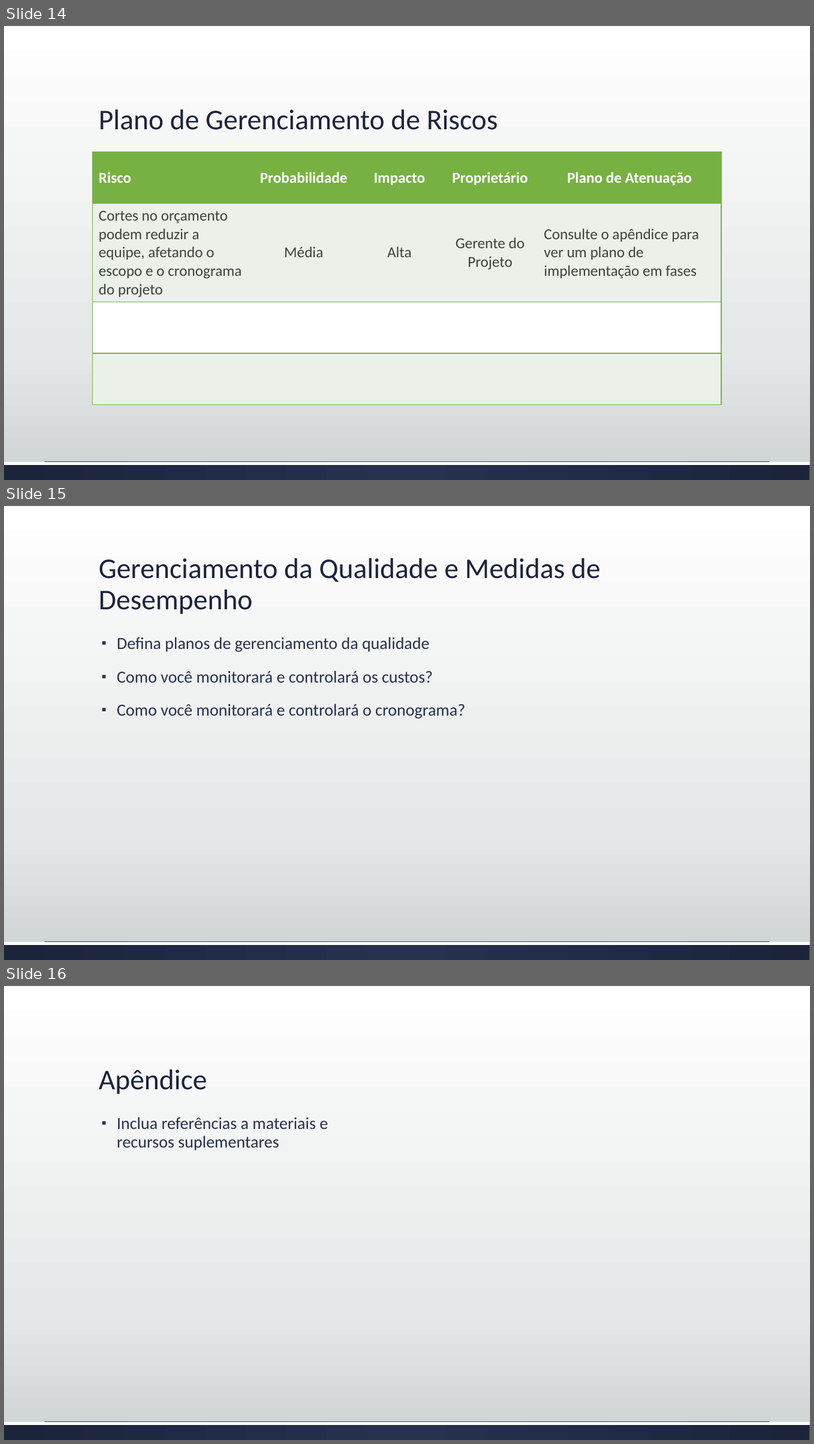
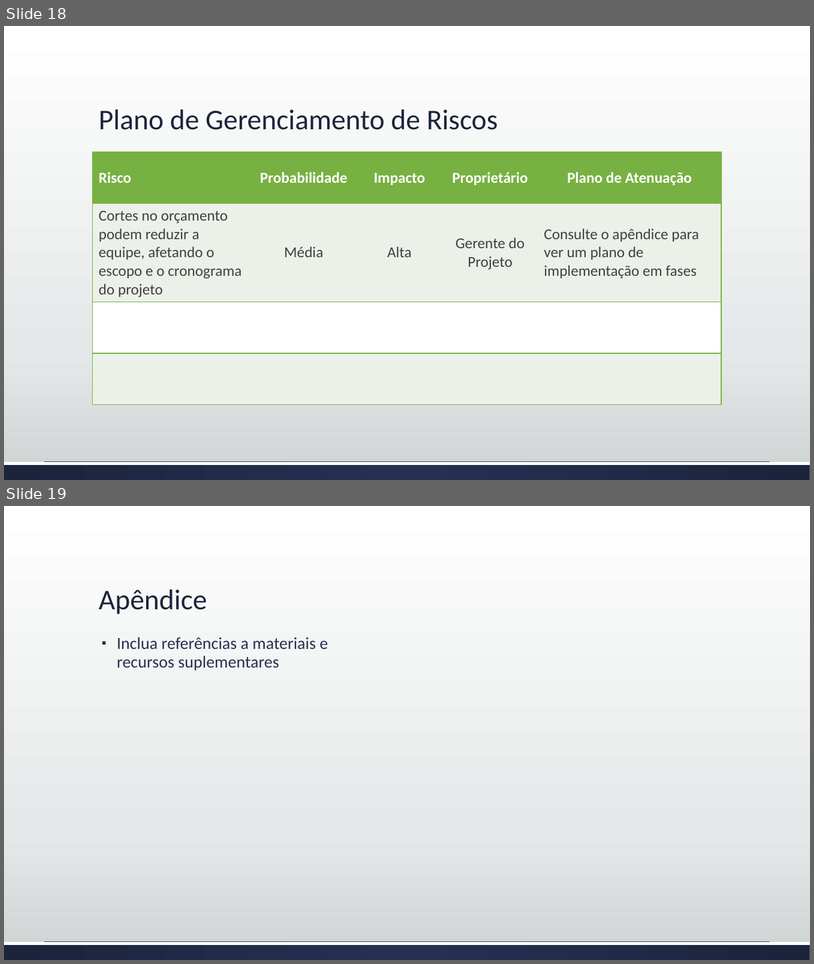
Before and after one commit to josimarpe/SIB, a slide deck: Requisitos/Plano de Projeto 1.pptx. Shown one above the other, each under a label of ours: slides 14, 15 and 16 before the commit, slides 18 and 19 after it. The pictures are 814x1444 and 814x964 pixels, drawn with LibreOffice and Linux fonts; fonts in the diff are those of the drawing. Boxes give left, top, right and bottom in pixels: in the first picture for what was removed or moved away, otherwise in the second. Text is boxed around its words. In the diff, an @@ line names an element or a change of style, - is before the commit and + after.

```diff
--- a/Requisitos/Plano de Projeto 1.pptx
+++ b/Requisitos/Plano de Projeto 1.pptx
@@ slide 15 removed at bbox=[4, 506, 810, 960], background gradient #FFFFFF to #E5E8E8 to #CDD2D2; not listed: 2 template elements that a slide beside it also shows @@
@@ title removed at bbox=[99, 558, 601, 614] @@
-Gerenciamento da Qualidade e Medidas de Desempenho
@@ text removed at bbox=[117, 637, 465, 718] @@
-▪ Defina planos de gerenciamento da qualidade
-▪ Como você monitorará e controlará os custos?
-▪ Como você monitorará e controlará o cronograma?
@@ what was slide 14 is now slide 18 @@
@@ what was slide 16 is now slide 19 @@
```
Also in this commit, not shown: 1 slide changed, 4 slides added.
